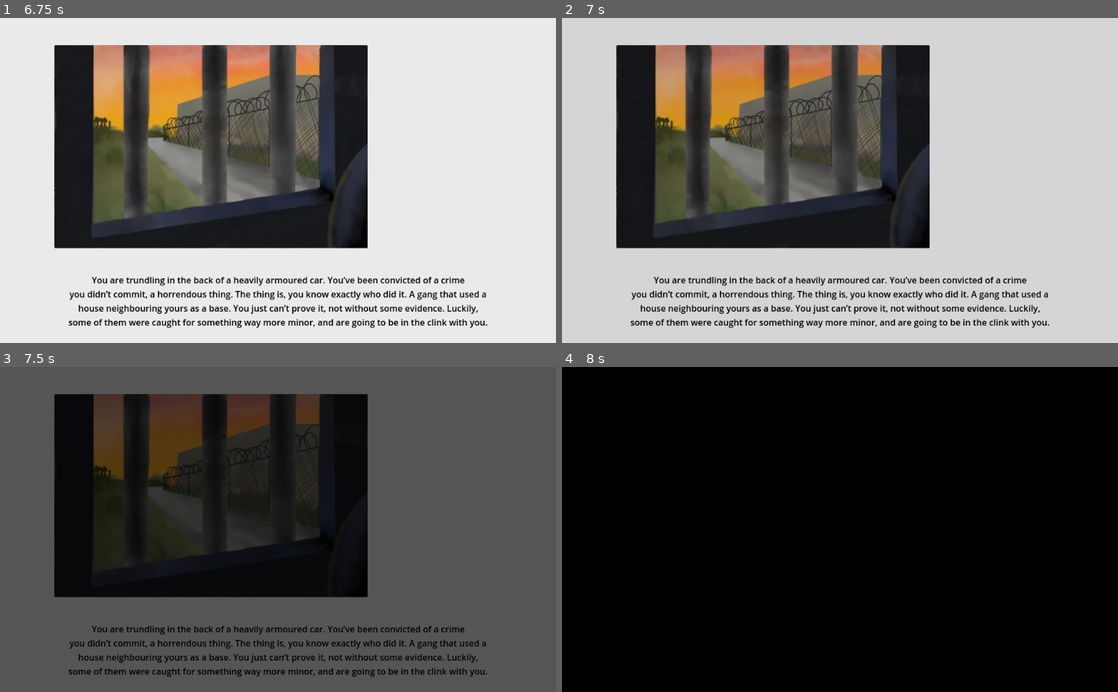
Above: before the commit, frames 1-4 (two rows, left to right).
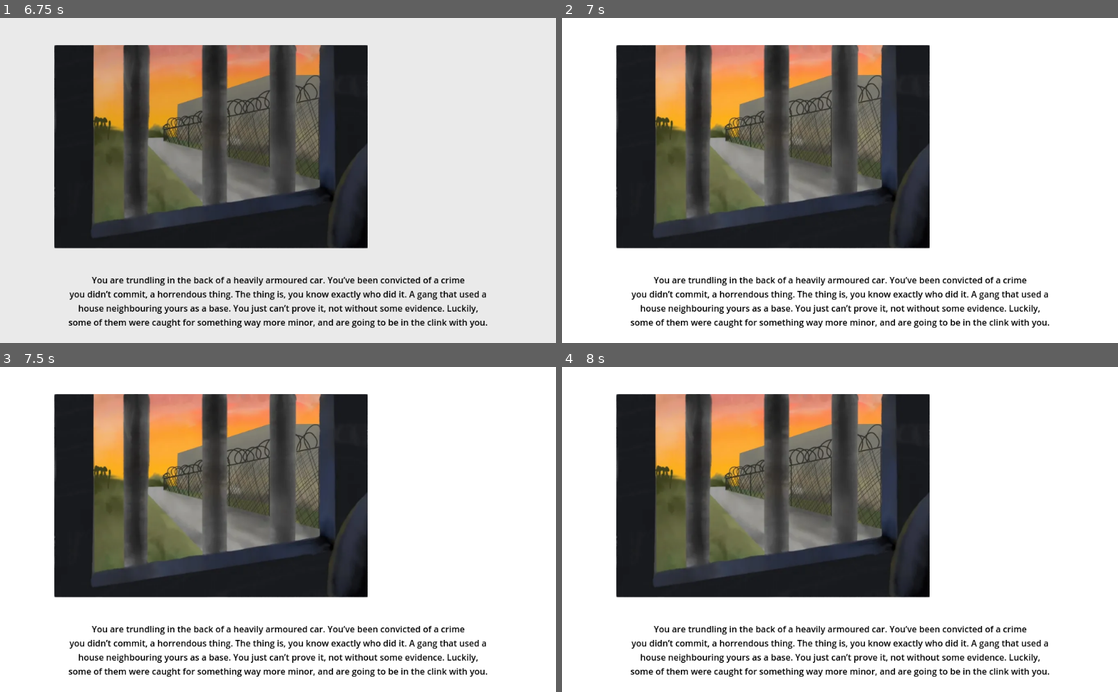
Above: after the commit, the same moments.

Repository: OzPanDrake/GAM20001_a2
Game: Godot game, scene res://scenes/splash_screen.tscn
Same seed, same stepped clock (60 frames per second), same inputs: the game is played once before the commit and once after it. The engine's default icon, where the game draws it, is replaced by a stand-in: a white triangle on a blue panel in a dark square.
Inputs:
- Up to frame 1 (6.75 s): tap Enter at 0.5, 2, 3.5 s; tap Space at 1.25, 2.75, 4.25 s; click "Play" at 5.75 s
- Up to frame 2 (7 s): no input
- Up to frame 3 (7.5 s): no input
- Up to frame 4 (8 s): no input

Frame 1 is identical in both runs. In frame 2, 68% of the frame differs, in the area x 0-100%, y 0-100%; in frame 3, 89%; in frame 4, 99%.

Commit message:
Cloned and renamed
Taken clone of GAM20002 a1 g1 project and put it in its own repo for GAM20001 a2

Diff:
--- a/game/scripts/intro.gd
+++ b/game/scripts/intro.gd
@@ -12,8 +12,7 @@
 	$CanvasLayer/Control/IntroLabel2.text = split_text[1]
 	$CanvasLayer/Control/IntroLabel2.hide()
 	$CanvasLayer/Control/IntroImage2.hide()
-	#await get_tree().create_timer(8.0).timeout
-	await get_tree().create_timer(1.0).timeout
+	await get_tree().create_timer(8.0).timeout
 	start_intro()
 
 func start_intro():
@@ -25,8 +24,7 @@
 	$CanvasLayer/Control/IntroImage2.show()
 	await get_tree().create_timer(0.5).timeout
 	anim.play("fade_out")
-	#await get_tree().create_timer(5.0).timeout
-	await get_tree().create_timer(1.0).timeout
+	await get_tree().create_timer(5.0).timeout
 	Start_Game()
 
 func Start_Game() -> void:
